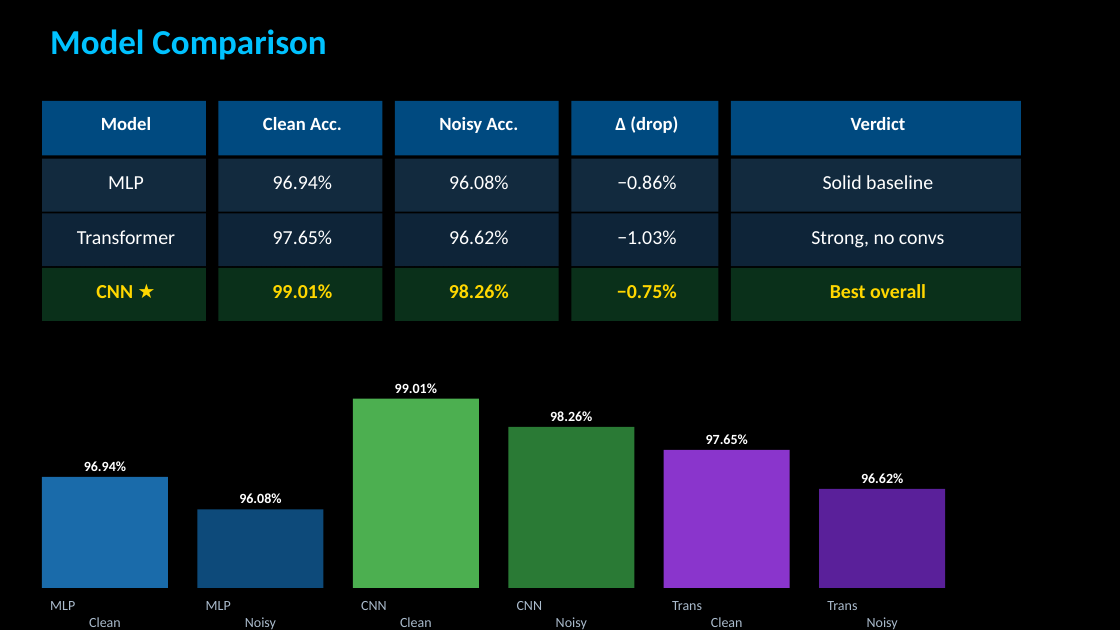
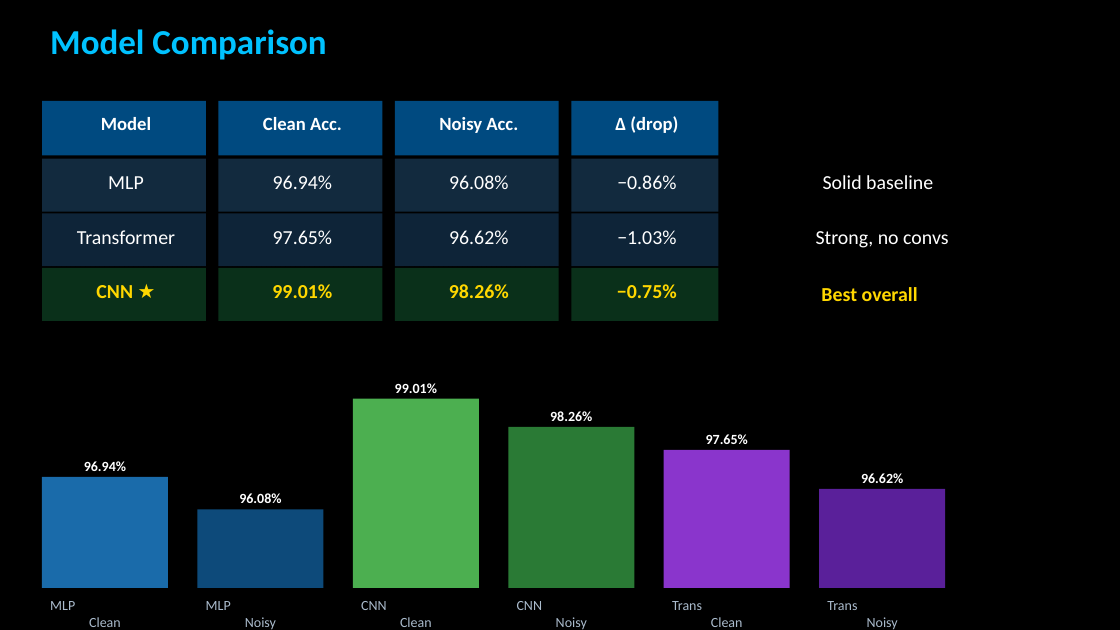
Before and after one commit to zxu235/ai-hw-spring-2026-Ziru-Xu, a slide deck: slide 6 of Assignment4.1-MNIST_Presentation.pptx. Drawn at 1120x630 pixels with LibreOffice and Linux fonts; fonts in the diff are those of the drawing; background and template pictures are left out. Boxes give left, top, right and bottom in pixels: in the first picture for what was removed or moved away, otherwise in the second. Text is boxed around its words. In the diff, an @@ line names an element or a change of style, - is before the commit and + after.

```diff
--- a/Assignment4.1-MNIST_Presentation.pptx
+++ b/Assignment4.1-MNIST_Presentation.pptx
@@ rectangle removed at (731,101,1021,155) @@
@@ text removed at (851,117,906,130) @@
-Verdict
@@ rectangle removed at (731,159,1021,212) @@
@@ rectangle removed at (731,213,1021,266) @@
@@ text "Strong, no convs": place and size @@
-text "Strong, no convs" at (811,231,945,248)
+text "Strong, no convs" at (816,231,949,248)
@@ rectangle removed at (731,268,1021,321) @@
@@ text "Best overall": place and size @@
-text "Best overall" at (830,284,926,298)
+text "Best overall" at (821,287,918,301)
```
Also in this commit, not shown: 2 other slides changed, 2 slides added, 2 slides removed, 1 other file.
